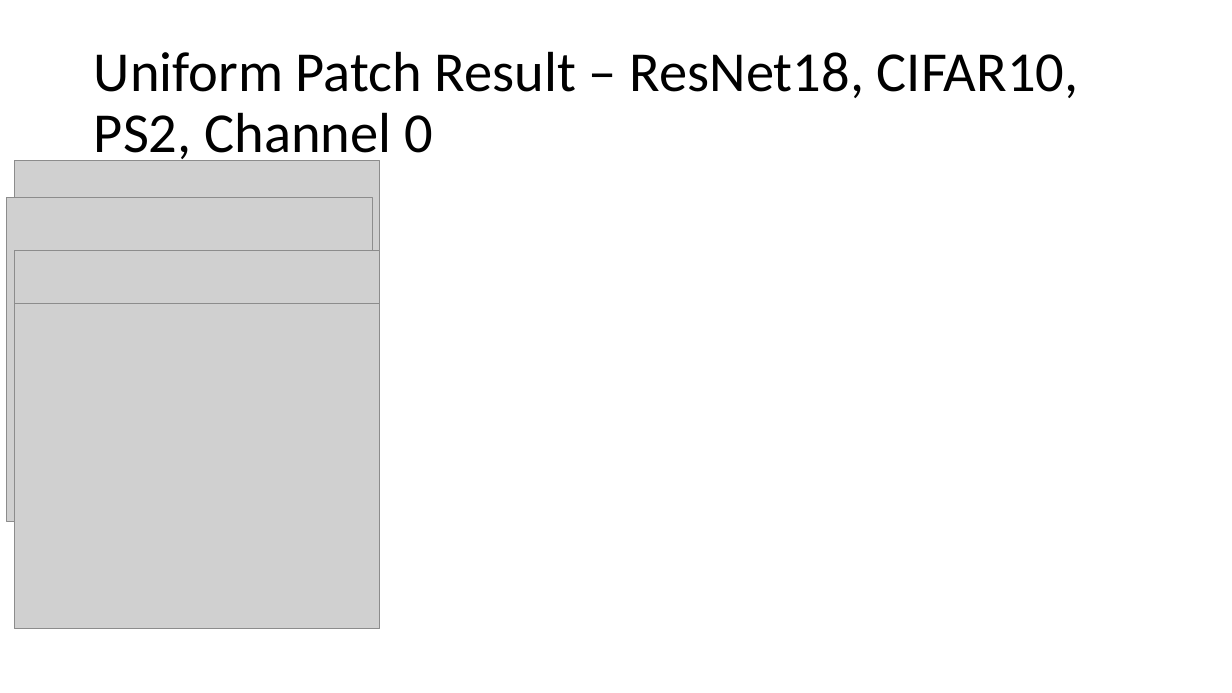
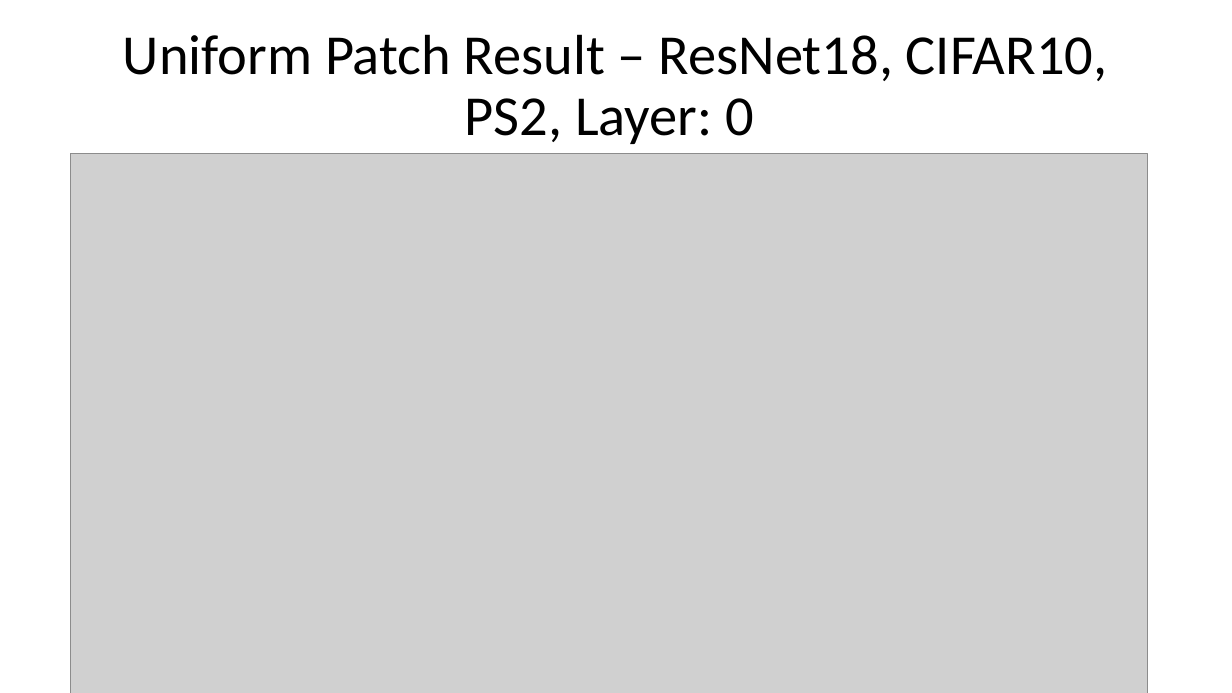
Before and after one commit to Mano-Man/Proj2, a slide deck: slide 13 of doc/Presentations/Results_Masks.pptx (slide 8 before the commit). Drawn at 1232x693 pixels with LibreOffice and Linux fonts; fonts in the diff are those of the drawing; grey boxes stand for pictures. Boxes give left, top, right and bottom in pixels: in the first picture for what was removed or moved away, otherwise in the second. Text is boxed around its words. In the diff, an @@ line names an element or a change of style, - is before the commit and + after.

Commit message:
more results, small fix in PQ

```diff
--- a/doc/Presentations/Results_Masks.pptx
+++ b/doc/Presentations/Results_Masks.pptx
@@ title at box(123, 34, 1108, 144): text changed @@
-Uniform Patch Result – ResNet18, CIFAR10, PS2, Channel 0
+Uniform Patch Result – ResNet18, CIFAR10, PS2, Layer: 0
@@ picture removed at box(14, 161, 380, 485) @@
@@ picture added at box(70, 153, 1148, 693) @@
@@ picture removed at box(7, 197, 373, 521) @@
@@ picture removed at box(14, 250, 380, 575) @@
@@ picture removed at box(14, 304, 380, 628) @@
```
Also in this commit, not shown: 3 other slides changed, 6 slides added, 8 other files.
